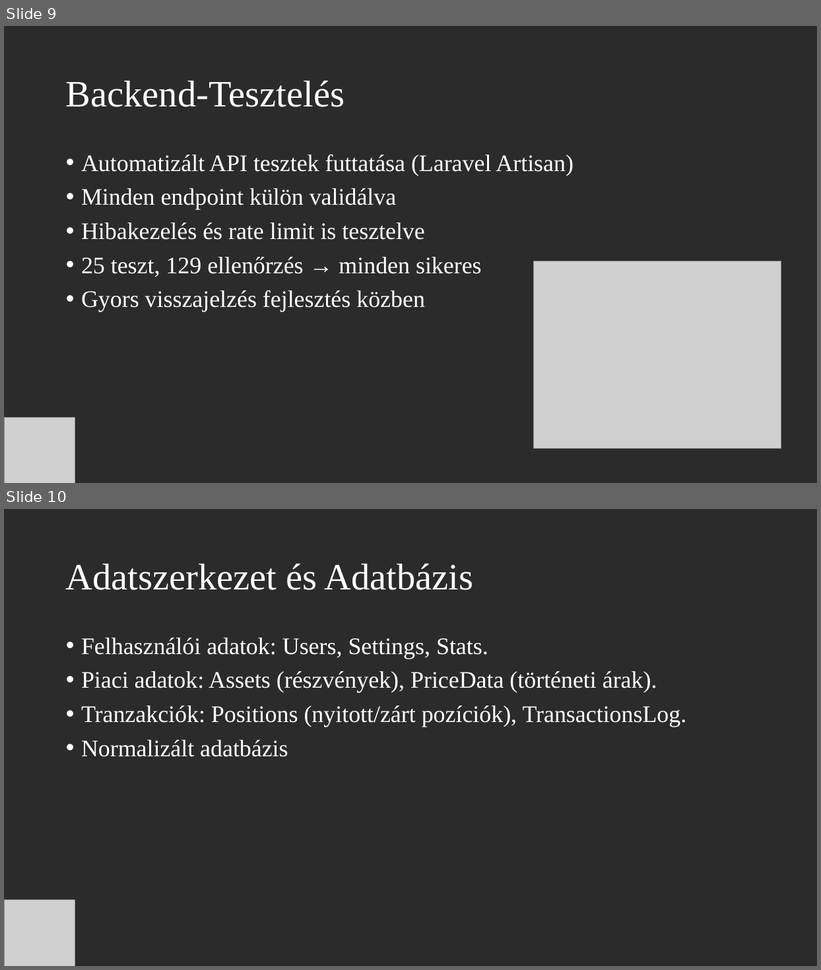
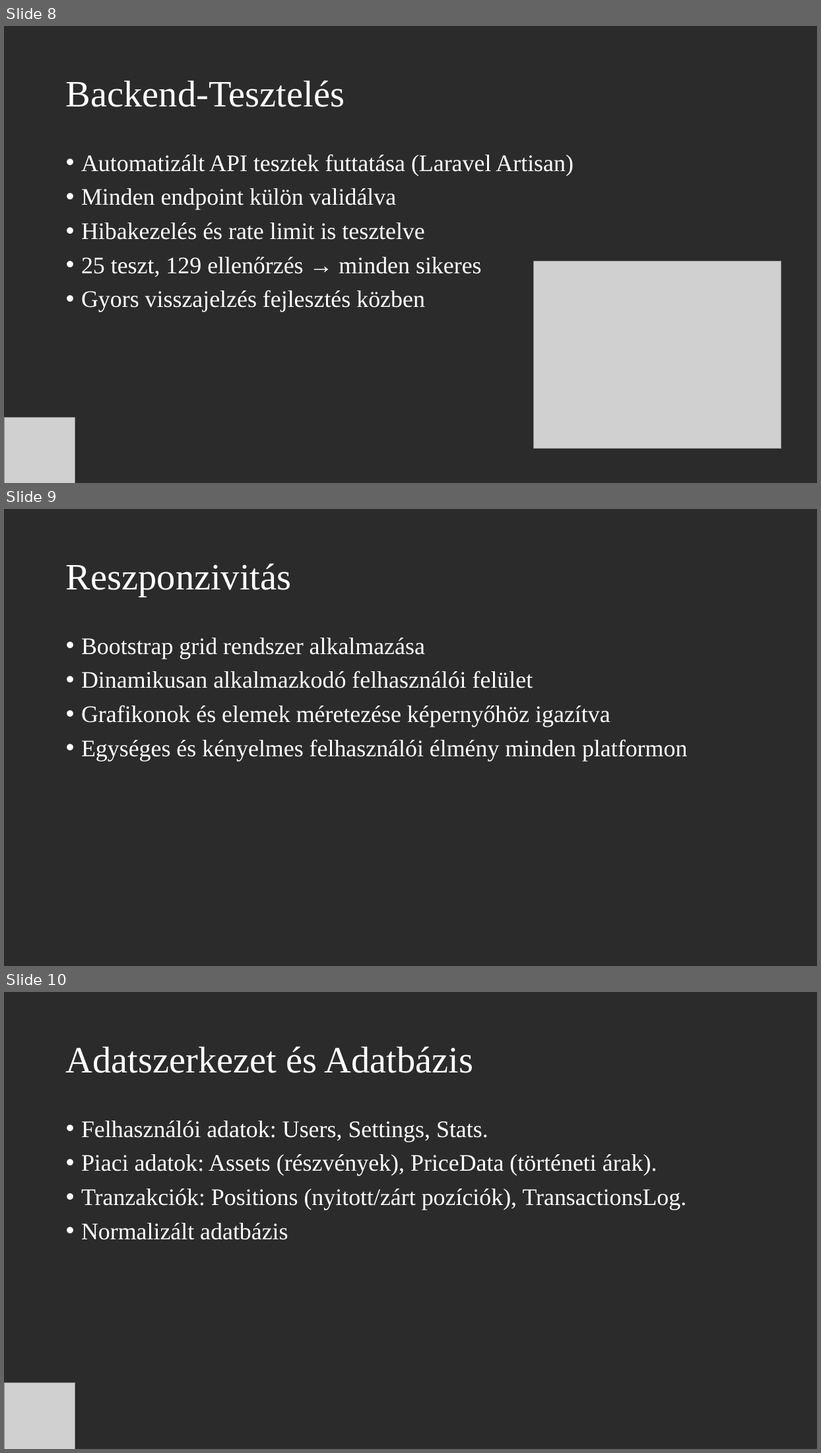
Before and after one commit to ZsigoRobert0/13_S2_3_vizsgaremek, a slide deck: Dokumentáció/PénzKút_Prezentacio.pptx. Shown one above the other, each under a label of ours: slides 9 and 10 before the commit, slides 8, 9 and 10 after it. The pictures are 821x970 and 821x1453 pixels, drawn with LibreOffice and Linux fonts; fonts in the diff are those of the drawing; grey boxes stand for pictures; background and template pictures are left out; a plain dark background stands for a picture behind light text. Boxes give left, top, right and bottom in pixels: in the first picture for what was removed or moved away, otherwise in the second. Text is boxed around its words. In the diff, an @@ line names an element or a change of style, - is before the commit and + after.

```diff
--- a/Dokumentáció/PénzKút_Prezentacio.pptx
+++ b/Dokumentáció/PénzKút_Prezentacio.pptx
@@ slide 9 added at bbox=[4, 509, 817, 966], background picture (left out) @@
@@ title added at bbox=[66, 563, 292, 597], 44 pt, text #FFFFFF @@
+Reszponzivitás
@@ text added at bbox=[81, 638, 687, 761], 28 pt, text #FFFFFF @@
+• Bootstrap grid rendszer alkalmazása
+• Dinamikusan alkalmazkodó felhasználói felület
+• Grafikonok és elemek méretezése képernyőhöz igazítva
+• Egységes és kényelmes felhasználói élmény minden platformon
@@ what was slide 9 is now slide 8 @@
```
Also in this commit, not shown: 1 slide removed.
